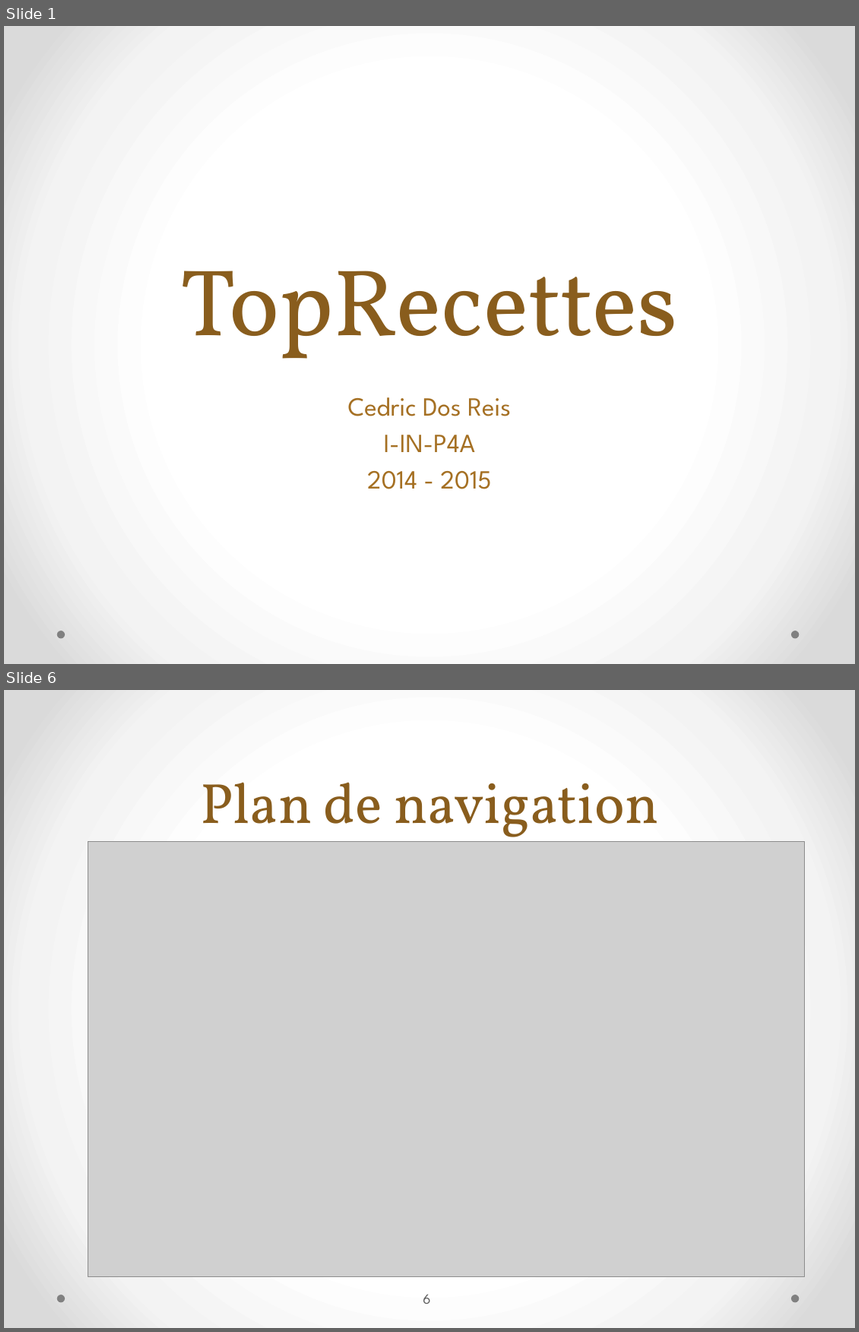
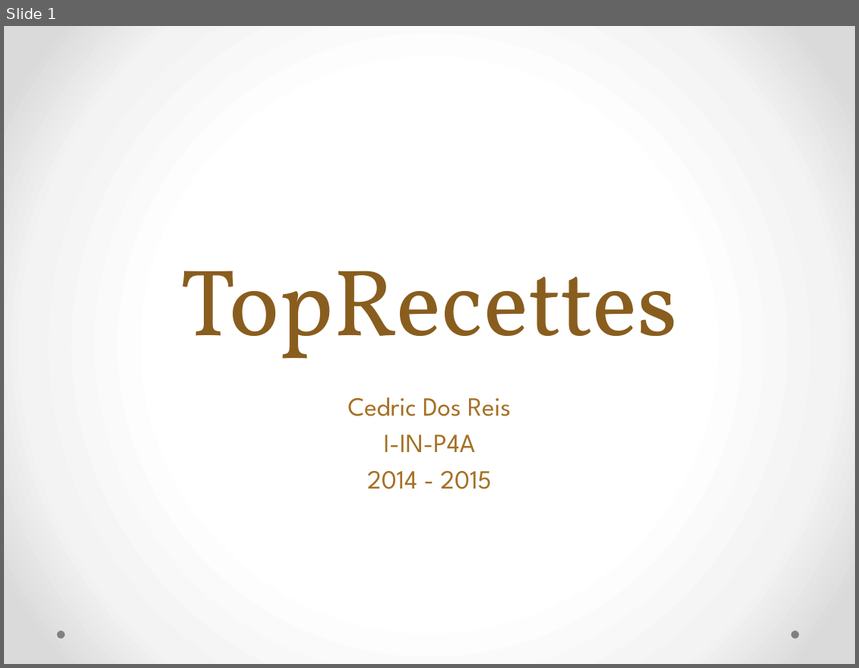
Before and after one commit to MrBeelzeBob/TopRecettes, a slide deck: Rendu final/PrésentationTPI2015_TopRecette.pptx. Shown one above the other, each under a label of ours: slides 1 and 6 before the commit, slide 1 after it; the slides between them are not shown. The pictures are 859x1332 and 859x668 pixels, drawn with LibreOffice and Linux fonts; fonts in the diff are those of the drawing; grey boxes stand for pictures. Boxes give left, top, right and bottom in pixels: in the first picture for what was removed or moved away, otherwise in the second. Text is boxed around its words. In the diff, an @@ line names an element or a change of style, - is before the commit and + after.

```diff
--- a/Rendu final/PrésentationTPI2015_TopRecette.pptx
+++ b/Rendu final/PrésentationTPI2015_TopRecette.pptx
@@ slide 6 removed at <box>4,690,855,1328</box>, background gradient #FFFFFF to #F4F4F4 to #DADADA; not listed: 2 template elements that a slide beside it also shows @@
@@ title removed at <box>200,782,659,848</box> @@
-Plan de navigation
@@ picture removed at <box>88,841,805,1277</box> @@
@@ page number removed at <box>423,1294,430,1304</box> @@
-6
```
Also in this commit, not shown: 16 slides changed, 1 slide added, 1 other slide removed.
